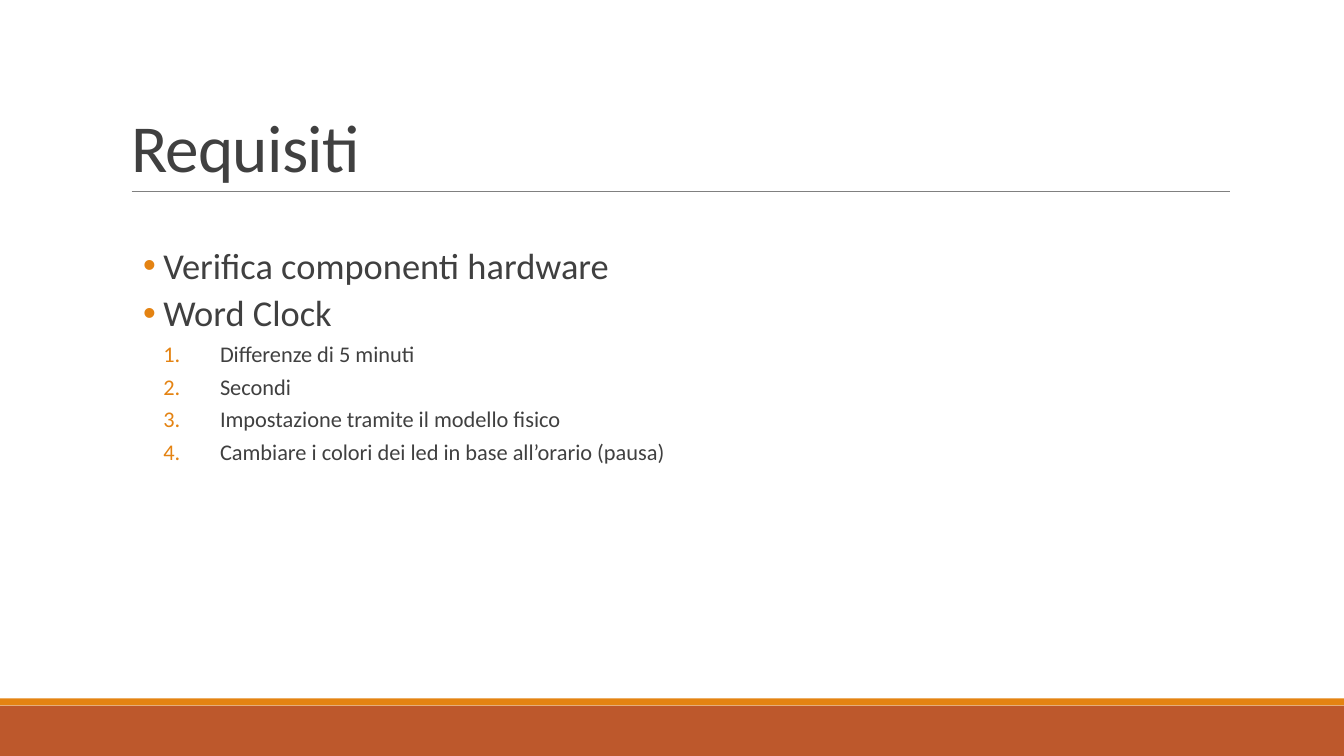
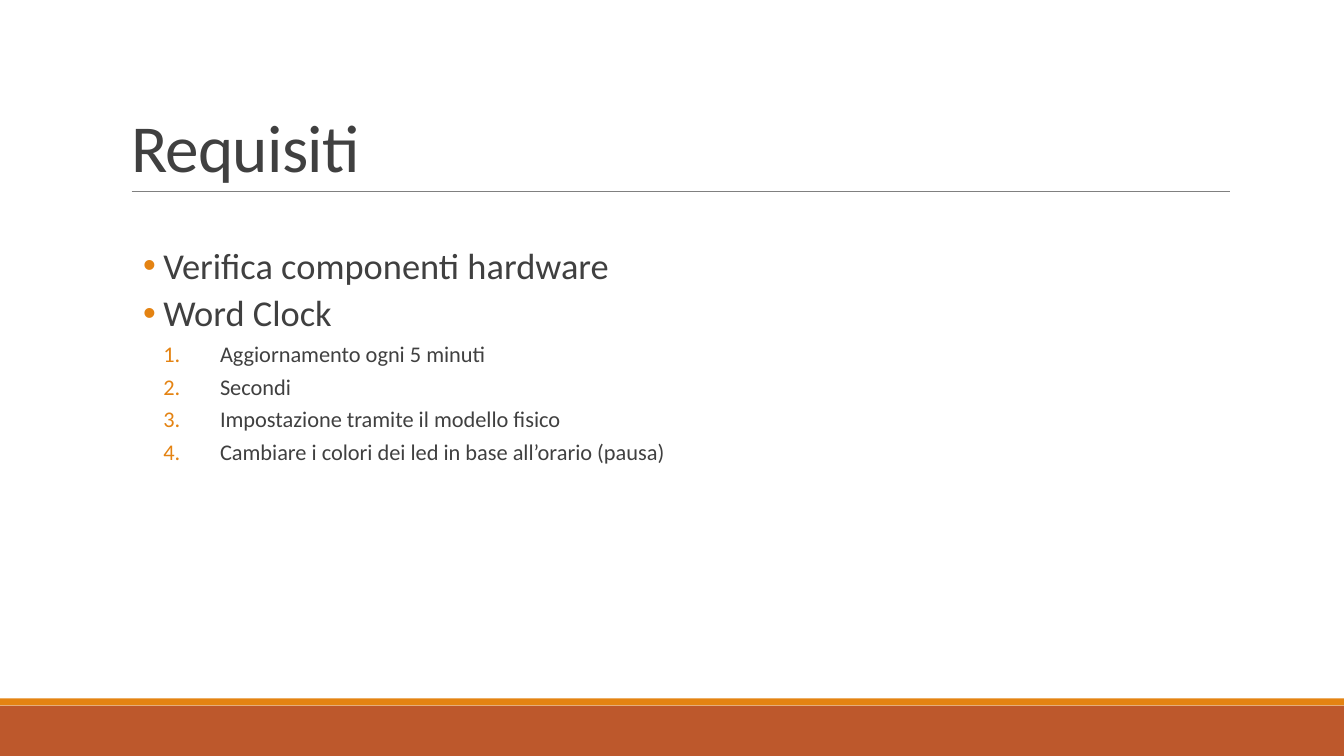
Before and after one commit to PaoloWeishaupt/Word-Clock, a slide deck: slide 4 of Presentazione/Presentazione_Word_Clock.pptx. Drawn at 1344x756 pixels with LibreOffice and Linux fonts; fonts in the diff are those of the drawing. Boxes give left, top, right and bottom in pixels: in the first picture for what was removed or moved away, otherwise in the second. Text is boxed around its words. In the diff, an @@ line names an element or a change of style, - is before the commit and + after.

```diff
--- a/Presentazione/Presentazione_Word_Clock.pptx
+++ b/Presentazione/Presentazione_Word_Clock.pptx
@@ text at box(220, 346, 485, 366): text changed @@
-    1. Differenze di 5 minuti
+    1. Aggiornamento ogni 5 minuti
```
Also in this commit, not shown: 4 other slides changed, 1 slide added, 1 slide removed.
